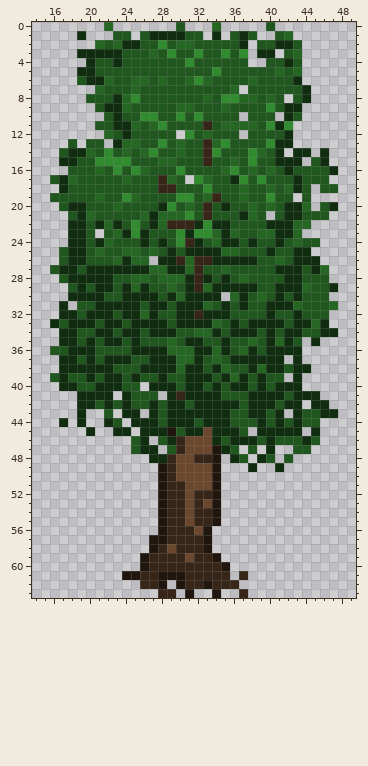
File history of a pixel-art sprite, Crusader/data/Environment/tree1.png. Above, as it was before the edit.
The file is 64x64 pixels. Colours within 5 levels of each other are drawn and written as one. Shown: x 14..49, y 0..63.
New version:
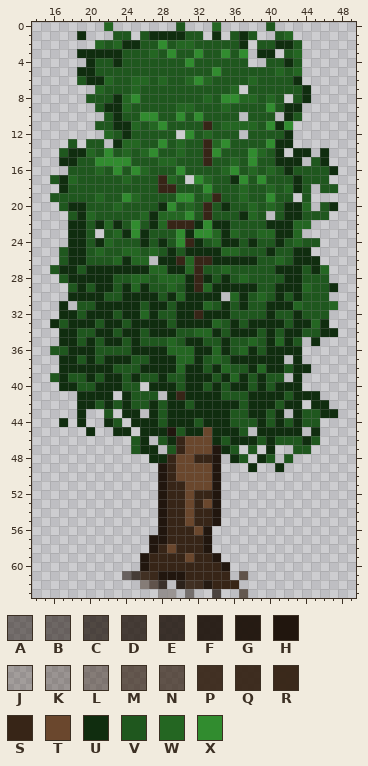
Palette (. is transparent): A #21160e84  B #21160e8e  C #21160eba  D #21160eca  E #21160ed9  F #21160eee  G #21160ef8  H #21160e  J #37251749  K #37251756  L #3725177b  M #372517b2  N #372517b9  P #372517ed  Q #372517f3  R #372517f9  S #372517  T #6a472d  U #102d0f  V #1f571e  W #246622  X #318c2f
Difference:
@@ x 22..39 @@
 60 ....HSSSSSSSSH....
-61 ..HHSSHHHSSSSS.S..
-62 ....SSH.HSSHSSS...
-63 ......SS.H..H..S..
+61 ..BDPRHHHSSSSS.N..
+62 ....LME.FPQGSSS...
+63 ......JK.A..C..M..
Changed places in both pictures, as pixel boxes (x1, y1, x2, y2):
changed: (122, 571, 248, 598)
